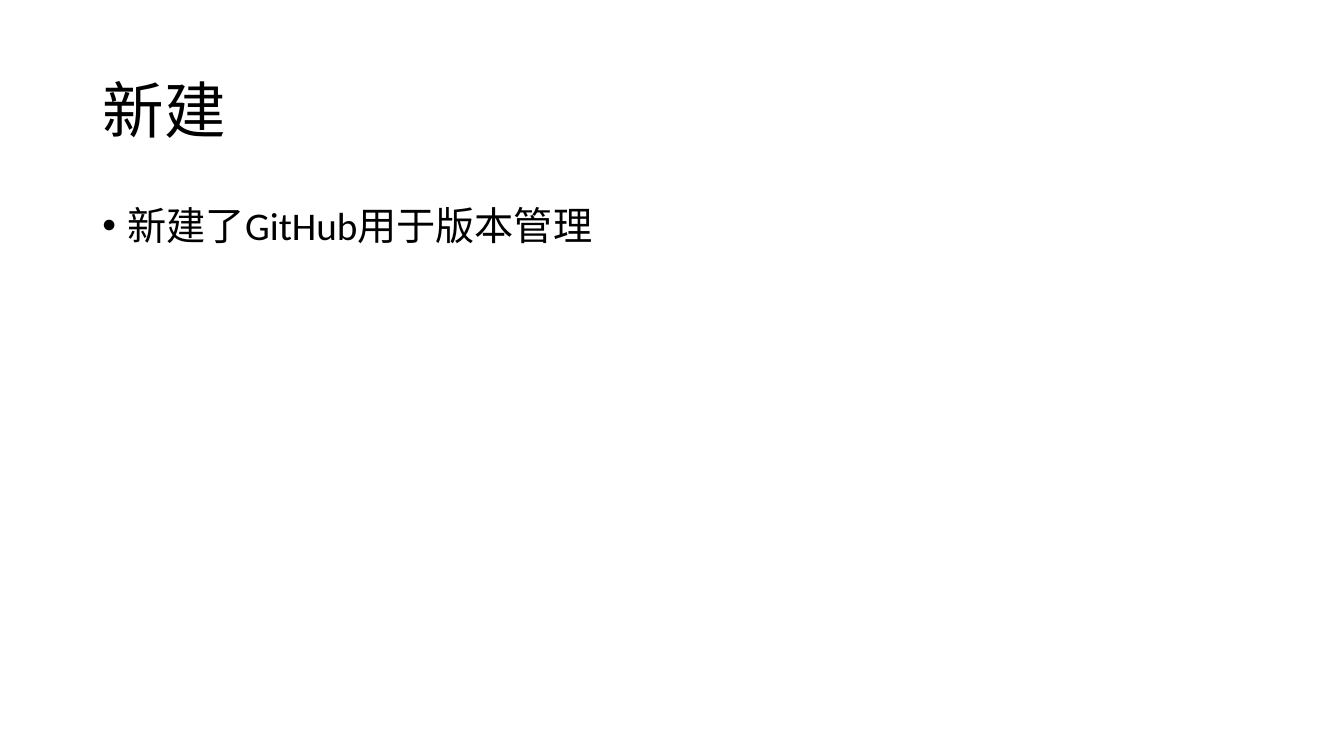
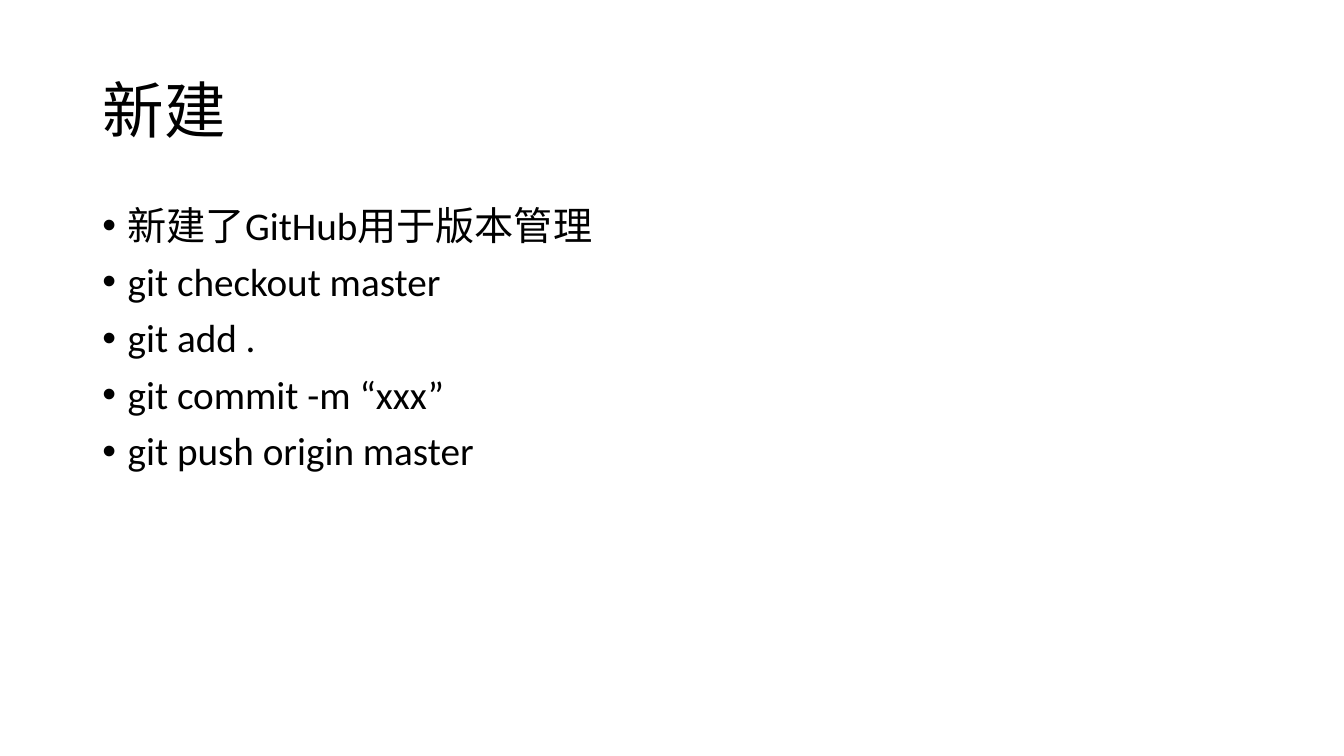
Before and after one commit to BGDSW/Quantitative-Investment, a slide deck: slide 16 of log.pptx. Drawn at 1344x756 pixels with LibreOffice and Linux fonts; fonts in the diff are those of the drawing. Boxes give left, top, right and bottom in pixels: in the first picture for what was removed or moved away, otherwise in the second. Text is boxed around its words. In the diff, an @@ line names an element or a change of style, - is before the commit and + after.

Commit message:
Init commit version 0.3

```diff
--- a/log.pptx
+++ b/log.pptx
@@ text at box(128, 268, 474, 472): paragraphs added @@
+• git checkout master
+• git add .
+• git commit -m “xxx”
+• git push origin master
```
